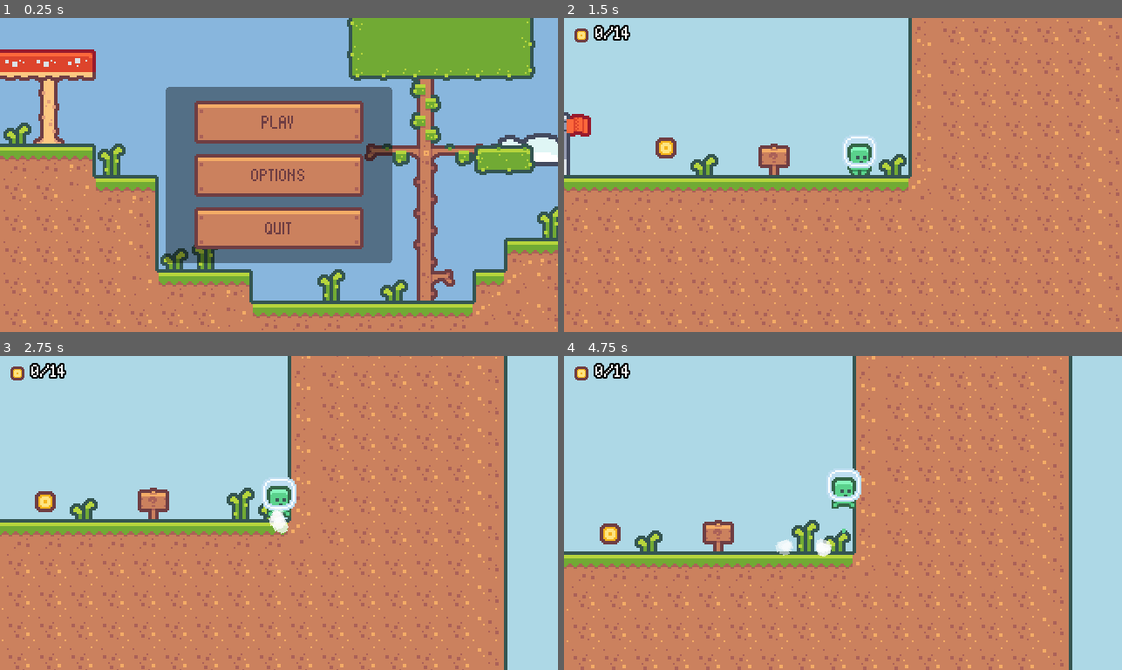
Above: before the commit, frames 1-4 (two rows, left to right).
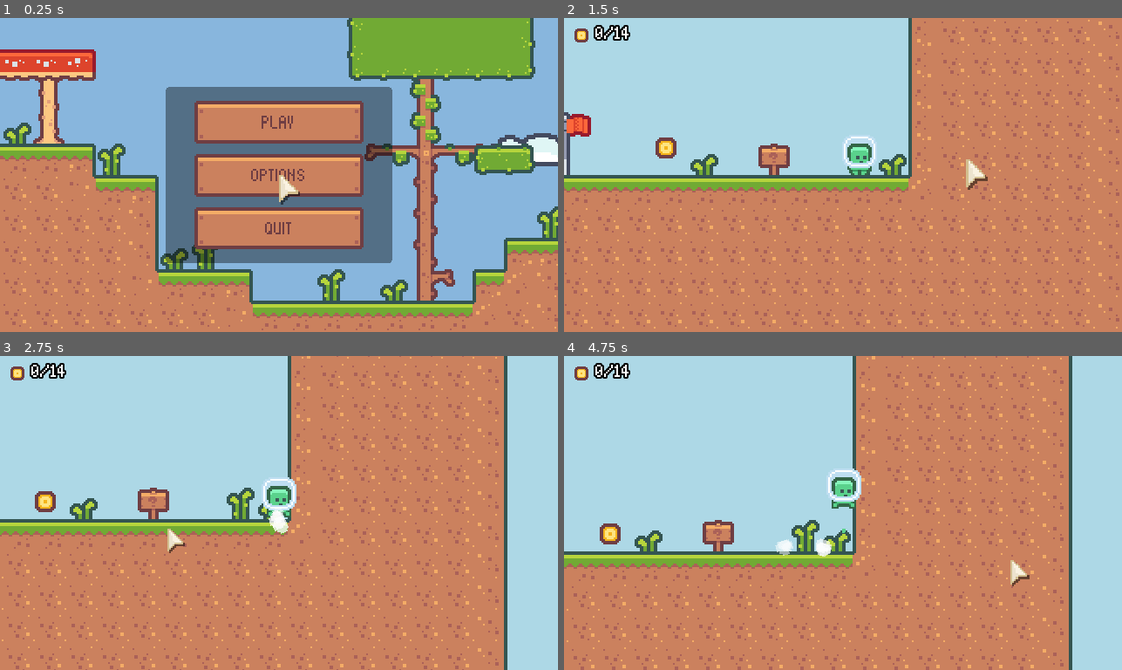
Above: after the commit, the same moments.

Repository: rprav-n/2D-Platformer
Game: Godot game, scene res://scenes/ui/main_menu/main_menu.tscn
Same seed, same stepped clock (60 frames per second), same inputs: the game is played once before the commit and once after it.
Inputs (mouse positions are in pixels of both pictures, inside the frame that each line leads up to):
- Up to frame 1 (0.25 s): no input
- Up to frame 2 (1.5 s): click "PLAY" at 0.5 s; move the mouse to (965, 159) at 1.27 s; hold Right (move_right) from 1.28 s (still down); click (965, 159) at 1.35 s
- Up to frame 3 (2.75 s): keep holding Right (move_right); tap Space (jump) at 1.52, 2.27 s; move the mouse to (167, 528) at 2.02 s; tap Shift (dash) at 2.1 s; click (167, 528) at 2.3 s
- Up to frame 4 (4.75 s): move the mouse to (898, 443) at 2.77 s; release Right (move_right) at 2.78 s; hold A (move_left) 2.78-3.53 s; click (898, 443) at 2.85 s; move the mouse to (815, 575) at 3.52 s; hold Right (move_right) from 3.53 s (still down); click (815, 575) at 3.6 s; tap Space (jump) at 3.77, 4.52 s; move the mouse to (1010, 560) at 4.27 s; tap Shift (dash) at 4.35 s; click (1010, 560) at 4.55 s

The runs differ from the first frame. In frame 1, 0.2% of the frame differs, in the area x 50-54%, y 50-60%; in frame 2, 0.2%, in the area x 72-76%, y 45-55%; in frame 3, 0.1%; in frame 4, 0.2%.

Commit message:
Added mouse cursor

Diff:
--- a/project.godot
+++ b/project.godot
@@ -20,6 +20,7 @@
 GameEvent="*res://autoloads/game_event.gd"
 LevelManager="*res://scenes/level_manager/level_manager.tscn"
 ScreenTransitionManager="*res://scenes/ui/screen_transition_manager/screen_transition_manager.tscn"
+MosueCursor="*res://scenes/ui/mouse_cursor/mosue_cursor.tscn"
 
 [display]
 
@@ -59,6 +60,11 @@
 , Object(InputEventKey,"resource_local_to_scene":false,"resource_name":"","device":-1,"window_id":0,"alt_pressed":false,"shift_pressed":false,"ctrl_pressed":false,"meta_pressed":false,"pressed":false,"keycode":0,"physical_keycode":80,"key_label":0,"unicode":112,"echo":false,"script":null)
 ]
 }
+click={
+"deadzone": 0.5,
+"events": [null, Object(InputEventMouseButton,"resource_local_to_scene":false,"resource_name":"","device":-1,"window_id":0,"alt_pressed":false,"shift_pressed":false,"ctrl_pressed":false,"meta_pressed":false,"button_mask":1,"position":Vector2(123, 19),"global_position":Vector2(127, 62),"factor":1.0,"button_index":1,"canceled":false,"pressed":true,"double_click":false,"script":null)
+]
+}
 
 [layer_names]
 
--- /dev/null
+++ b/scenes/ui/mouse_cursor/mosue_cursor.gd
@@ -0,0 +1,14 @@
+extends CanvasLayer
+
+@onready var sprite_2d: Sprite2D = $Sprite2D
+@onready var animation_player: AnimationPlayer = $AnimationPlayer
+
+func _ready():
+	Input.mouse_mode = Input.MOUSE_MODE_HIDDEN
+
+
+
+func _process(_delta: float):
+	sprite_2d.global_position = sprite_2d.get_global_mouse_position()
+	if Input.is_action_just_pressed("click"):
+		animation_player.play("click")
--- /dev/null
+++ b/scenes/ui/mouse_cursor/mosue_cursor.gdshader
@@ -0,0 +1,7 @@
+shader_type canvas_item;
+
+void fragment() {
+	vec4 texColor = texture(TEXTURE, UV);
+
+	COLOR.rgba = vec4(0.0, 0.0, 0.0, texColor.a * 0.5);
+}
--- /dev/null
+++ b/scenes/ui/mouse_cursor/mosue_cursor.tscn
@@ -0,0 +1,51 @@
+[gd_scene load_steps=7 format=3 uid="uid://cin5qba7r5wmu"]
+
+[ext_resource type="Texture2D" uid="uid://cv3jc21b7xl4o" path="res://assets/ui/cursor.png" id="1_fpmwy"]
+[ext_resource type="Script" path="res://scenes/ui/mouse_cursor/mosue_cursor.gd" id="1_xvi2f"]
+[ext_resource type="Shader" path="res://scenes/ui/mouse_cursor/mosue_cursor.gdshader" id="2_7to6w"]
+
+[sub_resource type="ShaderMaterial" id="ShaderMaterial_1uibo"]
+shader = ExtResource("2_7to6w")
+
+[sub_resource type="Animation" id="Animation_y2ibk"]
+resource_name = "click"
+length = 0.2
+tracks/0/type = "value"
+tracks/0/imported = false
+tracks/0/enabled = true
+tracks/0/path = NodePath("Sprite2D:scale")
+tracks/0/interp = 2
+tracks/0/loop_wrap = true
+tracks/0/keys = {
+"times": PackedFloat32Array(0, 0.2),
+"transitions": PackedFloat32Array(1, 1),
+"update": 0,
+"values": [Vector2(1.5, 1.5), Vector2(1, 1)]
+}
+
+[sub_resource type="AnimationLibrary" id="AnimationLibrary_f5o6b"]
+_data = {
+"click": SubResource("Animation_y2ibk")
+}
+
+[node name="MosueCursor" type="CanvasLayer"]
+process_mode = 3
+layer = 5
+script = ExtResource("1_xvi2f")
+
+[node name="Sprite2D" type="Sprite2D" parent="."]
+scale = Vector2(1.2, 1.2)
+texture = ExtResource("1_fpmwy")
+centered = false
+
+[node name="Sprite2D2" type="Sprite2D" parent="Sprite2D"]
+show_behind_parent = true
+material = SubResource("ShaderMaterial_1uibo")
+texture = ExtResource("1_fpmwy")
+centered = false
+offset = Vector2(1, 1)
+
+[node name="AnimationPlayer" type="AnimationPlayer" parent="."]
+libraries = {
+"": SubResource("AnimationLibrary_f5o6b")
+}
--- a/scenes/ui/pause_menu/pause_menu.tscn
+++ b/scenes/ui/pause_menu/pause_menu.tscn
@@ -3,6 +3,21 @@
 [ext_resource type="Theme" uid="uid://c2d2vxclxkr4l" path="res://resources/theme.tres" id="1_2l47f"]
 [ext_resource type="Script" path="res://scenes/ui/pause_menu/pause_menu.gd" id="1_jtkbc"]
 [ext_resource type="PackedScene" uid="uid://csnql7nxh0ab5" path="res://scenes/ui/buttons/animated_button.tscn" id="2_vxesi"]
+
+[sub_resource type="Animation" id="Animation_yaxbx"]
+length = 0.001
+tracks/0/type = "value"
+tracks/0/imported = false
+tracks/0/enabled = true
+tracks/0/path = NodePath("MarginContainer:scale")
+tracks/0/interp = 1
+tracks/0/loop_wrap = true
+tracks/0/keys = {
+"times": PackedFloat32Array(0),
+"transitions": PackedFloat32Array(1),
+"update": 0,
+"values": [Vector2(1, 1)]
+}
 
 [sub_resource type="Animation" id="Animation_pp1p4"]
 resource_name = "default"
@@ -18,21 +33,6 @@
 "transitions": PackedFloat32Array(1, 1, 1, 1),
 "update": 0,
 "values": [Vector2(0, 0), Vector2(1.1, 1.1), Vector2(0.9, 0.9), Vector2(1, 1)]
-}
-
-[sub_resource type="Animation" id="Animation_yaxbx"]
-length = 0.001
-tracks/0/type = "value"
-tracks/0/imported = false
-tracks/0/enabled = true
-tracks/0/path = NodePath("MarginContainer:scale")
-tracks/0/interp = 1
-tracks/0/loop_wrap = true
-tracks/0/keys = {
-"times": PackedFloat32Array(0),
-"transitions": PackedFloat32Array(1),
-"update": 0,
-"values": [Vector2(1, 1)]
 }
 
 [sub_resource type="AnimationLibrary" id="AnimationLibrary_yobqm"]
Binary file added: assets/ui/cursor.png
Not shown, added: assets/ui/cursor.png.import
